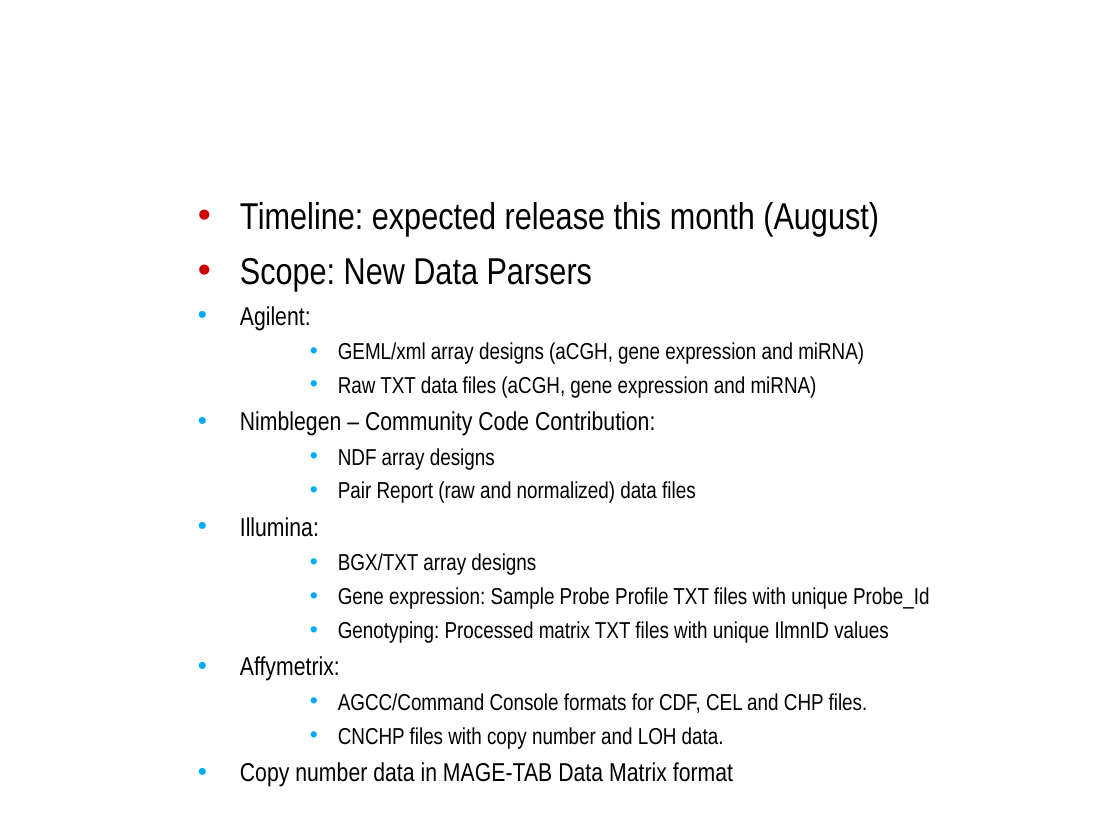
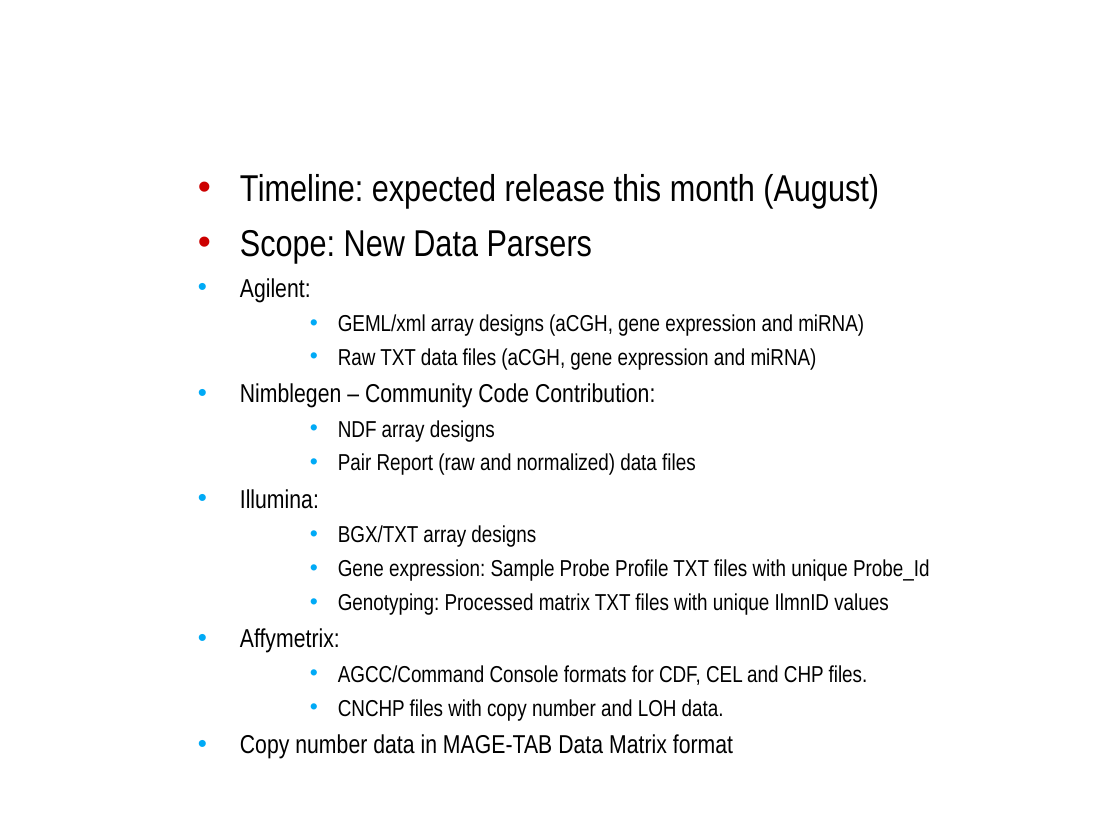
Before and after one commit to NCIP/caarray-docs, a slide deck: slide 8 of project_management/open_meetings/ICR_WS_Meeting_2010_08_11.ppt. Drawn at 1120x840 pixels with LibreOffice and Linux fonts; fonts in the diff are those of the drawing; background and template pictures are left out. Boxes give left, top, right and bottom in pixels: in the first picture for what was removed or moved away, otherwise in the second. Text is boxed around its words. In the diff, an @@ line names an element or a change of style, - is before the commit and + after.

```diff
--- a/project_management/open_meetings/ICR_WS_Meeting_2010_08_11.ppt
+++ b/project_management/open_meetings/ICR_WS_Meeting_2010_08_11.ppt
@@ text "Timeline: expected release this month ...": place and size @@
-text "Timeline: expected release this month ..." at [240, 202, 929, 787]
+text "Timeline: expected release this month ..." at [240, 174, 929, 759]
```
Also in this commit, not shown: 4 other slides changed.
